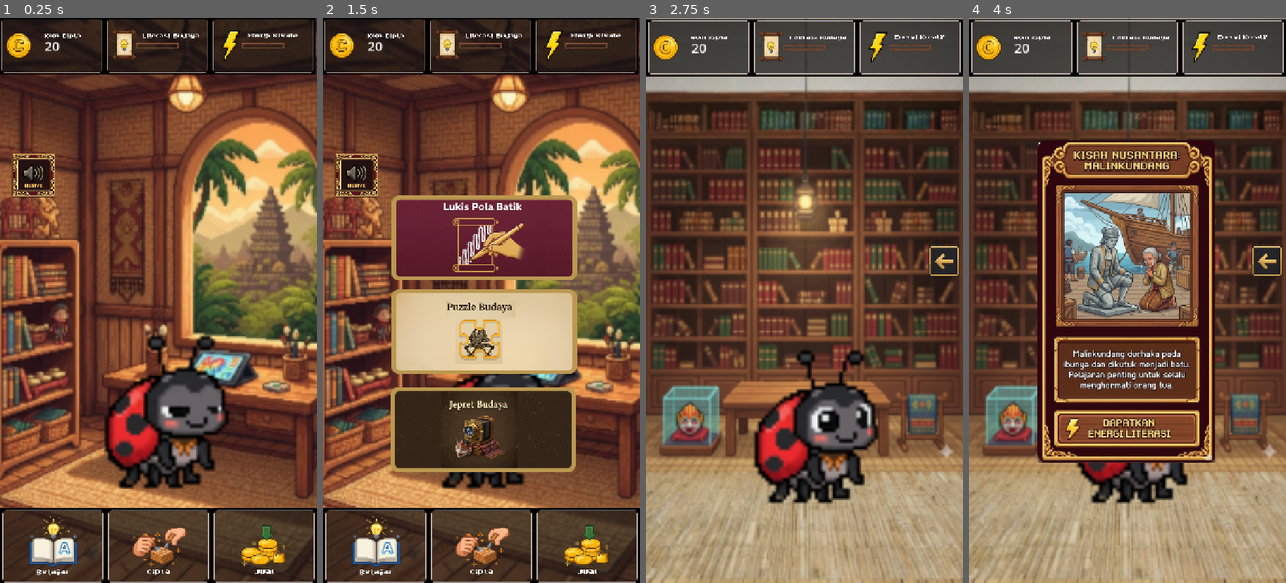
Above: before the commit, frames 1-4 (left to right).
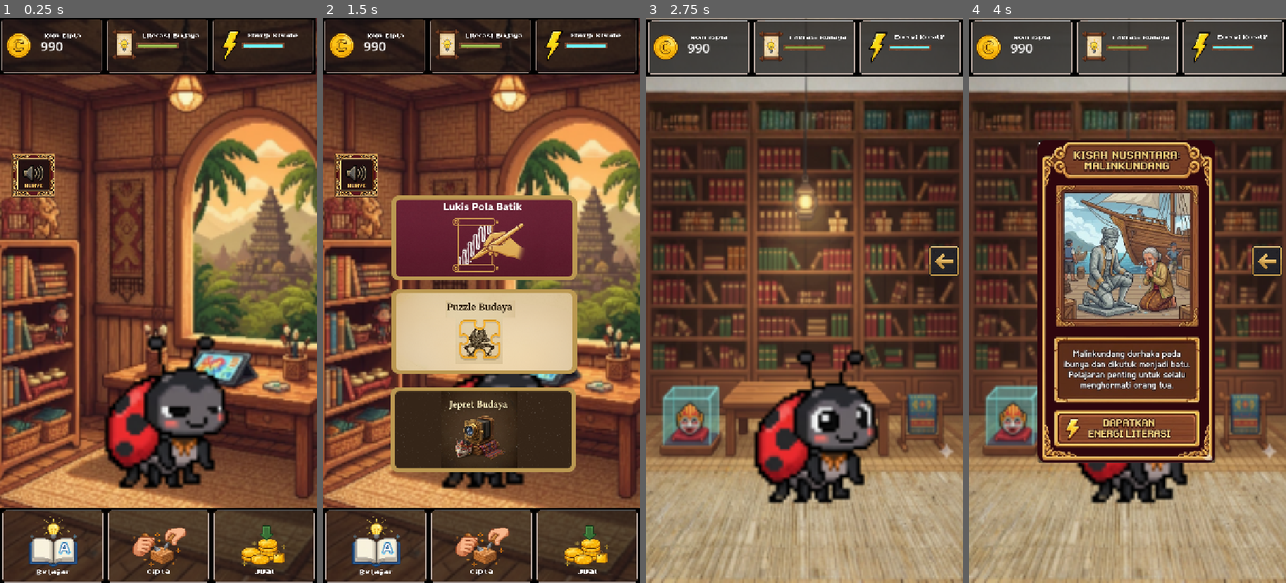
Above: after the commit, the same moments.

Repository: nabilagx/lito-pungawa-adiwarna
Game: Godot game, scene res://node_2d.tscn
Two runs of this game, one before a commit and one after it. Both use one fixed random seed, a clock stepped at 60 frames per second and the inputs below.
Inputs (mouse positions are in pixels of both pictures, inside the frame that each line leads up to):
- Up to frame 1 (0.25 s): no input
- Up to frame 2 (1.5 s): click (376, 549) at 0.5 s; click (481, 549) at 1.25 s
- Up to frame 3 (2.75 s): click (699, 46) at 2.02 s
- Up to frame 4 (4 s): click (1013, 419) at 2.75 s; click (1127, 227) at 3.5 s

The runs differ from the first frame. In frame 1, 0.2% of the frame differs, in the area x 12-90%, y 4-6%; in frame 2, 0.2%; in frame 3, 0.2%; in frame 4, 0.2%.

Commit message:
final code game

Diff:
--- a/Global.gd
+++ b/Global.gd
@@ -1,18 +1,19 @@
 extends Node
 
 # --- 1. VARIABEL UTAMA (DATABASE GAME) ---
-var koin_cipta = 20          # Modal awal 100 (biar ga langsung kalah)
-var literasi_level = 0
-var energi_kreatif = 0
+var koin_cipta = 990          # Modal awal 100 (biar ga langsung kalah)
+var literasi_level = 100
+var energi_kreatif = 100
 var inventory_aset = 0        # Stok barang siap jual
 var mode_kreasi = ""
+var sudah_menang = false
 
 const LITERASI_MAKS = 100
 const ENERGI_MAKS = 100
 
 # --- 2. PENGATURAN LOGIKA GAME (BALANCING) ---
-const BIAYA_SEWA = 20         # Jumlah koin dipotong buat sewa
-const WAKTU_TAGIHAN = 30.0    # Detik (seberapa cepat tagihan datang)
+const BIAYA_SEWA = 30         # Jumlah koin dipotong buat sewa 20, lustrik 10
+const WAKTU_TAGIHAN = 600.0    # Detik (seberapa cepat tagihan datang)
 const TARGET_MENANG = 1000    # Target koin untuk tamat
 const HARGA_JUAL = 150        # Pendapatan saat jual
 const COST_LITERASI = 10      # Biaya ilmu saat jual
@@ -93,23 +94,137 @@
 
 # Dipanggil otomatis oleh Timer setiap 30 detik
 func _on_sewa_tagihan():
-	# Jangan potong duit kalau game lagi Game Over/Pause
+	# Cek pause standar
 	if get_tree().paused:
 		return
 
-	koin_cipta -= BIAYA_SEWA
-	print("Tagihan sewa ditarik! Sisa koin: ", koin_cipta)
-	show_notification("Bayar Listrik Sanggar! (-" + str(BIAYA_SEWA) + " Koin)")
-
-	# CEK KONDISI KALAH
+	# --- [BAGIAN INI YANG ELO LUPA PASANG!] ---
+	# Kita suruh Timer ngintip saldo dulu.
+	# Kalau saldo udah 1000+ DAN belum dicap menang, panggil fungsi menang SEKARANG JUGA!
+	if koin_cipta >= TARGET_MENANG and sudah_menang == false:
+		cek_kondisi_menang()
+		return # <--- INI KUNCINYA! Dia bakal stop di sini dan GAK BAKAL motong duit.
+
+	# --- KE BAWAHNYA SAMA AJA ---
+	var bayar_berapa = 0
+
+	# CEK STATUS: Udah jadi juragan belum?
+	if sudah_menang == true:
+		bayar_berapa = 10 # Diskon Juragan
+		show_notification("Pajak Juragan! (-10 Koin)")
+	else:
+		bayar_berapa = BIAYA_SEWA # Masih 20 (Rakyat Jelata)
+		show_notification("Bayar Listrik Sanggar! (-20 Koin)")
+
+	# Potong Duitnya
+	koin_cipta -= bayar_berapa
+	print("Tagihan ditarik: ", bayar_berapa, " | Sisa: ", koin_cipta)
+
+	# Tetep cek kalah kalau misal bangkrut lagi
 	if koin_cipta < 0:
 		game_over()
 
 func cek_kondisi_menang():
-	if koin_cipta >= TARGET_MENANG:
+	# Cek duit cukup DAN belum pernah menang sebelumnya
+	if koin_cipta >= TARGET_MENANG and sudah_menang == false:
 		print("MENANG!")
-		show_notification("SANGGAR LUNAS! KAMU MENANG!")
-		# Bisa tambahkan: get_tree().change_scene_to_file("res://Scenes/WinScreen.tscn")
+
+		# 1. Tandain kalau dia udah pernah menang (biar gak muncul terus tiap jual barang)
+		sudah_menang = true
+
+		# 2. Pause Game (Biar momennya dapet)
+		get_tree().paused = true
+
+		# 3. Panggil Layar Menang
+		tampilkan_popup_menang()
+
+func tampilkan_popup_menang():
+	if has_node("LayarGameMenang"): return
+
+	var layer = CanvasLayer.new()
+	layer.name = "LayarGameMenang"
+	layer.process_mode = Node.PROCESS_MODE_ALWAYS
+	add_child(layer)
+
+	# Background
+	var bg = ColorRect.new()
+	bg.color = Color(0.2, 0.2, 0, 0.9)
+	bg.set_anchors_preset(Control.PRESET_FULL_RECT)
+	layer.add_child(bg)
+
+	# Center Container
+	var center_con = CenterContainer.new()
+	center_con.set_anchors_preset(Control.PRESET_FULL_RECT)
+	layer.add_child(center_con)
+
+	# VBox
+	var vbox = VBoxContainer.new()
+	vbox.add_theme_constant_override("separation", 20)
+	center_con.add_child(vbox)
+
+	# --- TEKS JUDUL ---
+	var judul = Label.new()
+	judul.text = "SANGGAR SUKSES!"
+	judul.horizontal_alignment = HORIZONTAL_ALIGNMENT_CENTER
+	judul.add_theme_font_size_override("font_size", 80)
+	judul.add_theme_color_override("font_color", Color(1, 0.84, 0)) # Emas
+	vbox.add_child(judul)
+
+	var pesan = Label.new()
+	pesan.text = "Selamat! Target 1000 Koin Tercapai.\nSanggar kini aman dari penggusuran."
+	pesan.horizontal_alignment = HORIZONTAL_ALIGNMENT_CENTER
+	vbox.add_child(pesan)
+
+	# Spacer
+	var spacer = Control.new()
+	spacer.custom_minimum_size = Vector2(0, 30)
+	vbox.add_child(spacer)
+
+	# --- TOMBOL 1: LANJUT JADI JURAGAN (Sesuai Request Lo) ---
+	var btn_lanjut = Button.new()
+	btn_lanjut.text = " ▶ LANJUT (MODE JURAGAN) "
+	btn_lanjut.custom_minimum_size = Vector2(350, 60)
+	btn_lanjut.add_theme_font_size_override("font_size", 24)
+	# Warna Ijo Duit
+	btn_lanjut.add_theme_color_override("font_color", Color(0.5, 1, 0.5))
+
+	# Konek ke fungsi baru buat lanjutin game
+	btn_lanjut.pressed.connect(self._on_lanjut_clicked)
+
+	var con_lanjut = CenterContainer.new()
+	con_lanjut.add_child(btn_lanjut)
+	vbox.add_child(con_lanjut)
+
+	# Spacer Kecil
+	var spacer2 = Control.new()
+	spacer2.custom_minimum_size = Vector2(0, 10)
+	vbox.add_child(spacer2)
+
+	# --- TOMBOL 2: ULANG DARI NOL (Opsional kalo mau tobat) ---
+	var btn_ulang = Button.new()
+	btn_ulang.text = " ↻ TAMATKAN & ULANG "
+	btn_ulang.flat = true # Tombol tipis aja
+	btn_ulang.pressed.connect(self._on_restart_clicked)
+
+	var con_ulang = CenterContainer.new()
+	con_ulang.add_child(btn_ulang)
+	vbox.add_child(con_ulang)
+
+func _on_lanjut_clicked():
+	print("Lanjut Mode Juragan...")
+
+	# 1. Hapus Layar Menang
+	if has_node("LayarGameMenang"):
+		get_node("LayarGameMenang").queue_free()
+
+	# 2. Jalanin Game Lagi (UNPAUSE)
+	get_tree().paused = false
+
+	# 3. Kasih tau player statusnya
+	show_notification("Mode Juragan Aktif! Listrik cuma 10 Koin.")
+
+	# Catatan: Variabel 'sudah_menang' kan udah jadi TRUE pas di cek_kondisi_menang tadi.
+	# Jadi otomatis fungsi _on_sewa_tagihan lo bakal baca itu dan kasih diskon.
 
 # ==========================================================
 #              LAYAR KEMATIAN (DRAMATIS)
@@ -212,38 +327,25 @@
 	vbox.add_child(tombol_container)
 
 func _on_restart_clicked():
-	print("Tombol Restart Ditekan...")
-
-	# 1. HAPUS LAYAR HITAMNYA (Ini solusi bug-nya!)
-	var popup = get_node_or_null("LayarGameOver")
-	if popup:
-		popup.queue_free() # Buang layer ke tempat sampah
-
-	# 2. Reset Variabel ke Awal
-	koin_cipta = 100
-	literasi_level = 0    # Pastikan ini 0
-	energi_kreatif = 0    # Pastikan ini 0
-	inventory_aset = 0    # Stok barang hilang
-
-	# 3. Nyalakan Game Lagi
+	print("Restarting Game...")
+
+	# 1. HAPUS UI (Cek dua-duanya: Kalah atau Menang)
+	if has_node("LayarGameOver"):
+		get_node("LayarGameOver").queue_free()
+	if has_node("LayarGameMenang"):
+		get_node("LayarGameMenang").queue_free()
+
+	# 2. Reset Variabel (Pilih satu nilai modal awal, misal 1000 kayak di deklarasi atas)
+	koin_cipta = 1000
+	literasi_level = 100
+	energi_kreatif = 100
+	inventory_aset = 0
+
+	# 3. Nyalakan Musik & Waktu
 	if bgm_player:
 		bgm_player.play()
 
-	get_tree().paused = false # Jalanin waktu lagi
-	get_tree().reload_current_scene() # Refresh tampilan level
-	print("Restarting Game...")
-
-	# Reset Modal
-	koin_cipta = 20
-
-	# Nyalakan Musik Lagi
-	if bgm_player:
-		bgm_player.play()
-
-	# Jalankan Game Lagi
 	get_tree().paused = false
-
-	# Reload Scene (Bersihkan UI Game Over tadi otomatis)
 	get_tree().reload_current_scene()
 
 # ==========================================================
--- a/lito.tscn
+++ b/lito.tscn
@@ -216,6 +216,15 @@
 [sub_resource type="RectangleShape2D" id="RectangleShape2D_q6r6c"]
 size = Vector2(356, 377)
 
+[sub_resource type="RectangleShape2D" id="RectangleShape2D_51jpa"]
+size = Vector2(200, 200)
+
+[sub_resource type="RectangleShape2D" id="RectangleShape2D_n6qtm"]
+size = Vector2(200, 200)
+
+[sub_resource type="RectangleShape2D" id="RectangleShape2D_iaycl"]
+size = Vector2(200, 200)
+
 [node name="lito" type="CharacterBody2D"]
 script = ExtResource("1_51jpa")
 
@@ -234,10 +243,19 @@
 [node name="MobileControls" type="CanvasLayer" parent="."]
 
 [node name="TombolKiri" type="TouchScreenButton" parent="MobileControls"]
+modulate = Color(1, 1, 1, 0)
+position = Vector2(-445, -1)
+shape = SubResource("RectangleShape2D_51jpa")
 action = "ui_left"
 
 [node name="TombolKanan" type="TouchScreenButton" parent="MobileControls"]
+modulate = Color(1, 1, 1, 0)
+position = Vector2(413, -6)
+shape = SubResource("RectangleShape2D_n6qtm")
 action = "ui_right"
 
 [node name="TombolLompat" type="TouchScreenButton" parent="MobileControls"]
+modulate = Color(1, 1, 1, 0)
+position = Vector2(-16, -505)
+shape = SubResource("RectangleShape2D_iaycl")
 action = "ui_accept"
Not shown: 1 places in lito.tscn that only renumber resources
Not shown, changed: APK/LITO.apk
Not shown, removed: APK/LITO.apk.idsig
Not shown, changed: APK/LITO_v1.0.1.apk
Not shown, removed: APK/LITO_v1.0.1.apk.idsig
Not shown, changed: APK/lito punggawa.apk
Not shown, removed: APK/lito punggawa.apk.idsig
